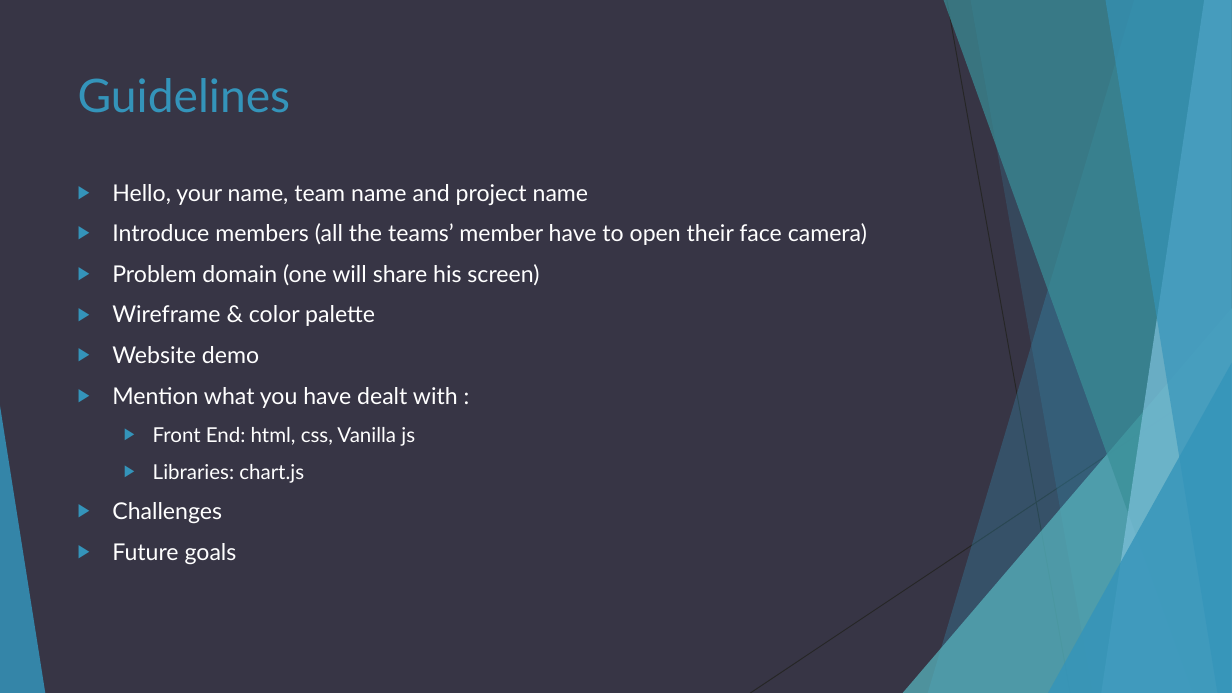
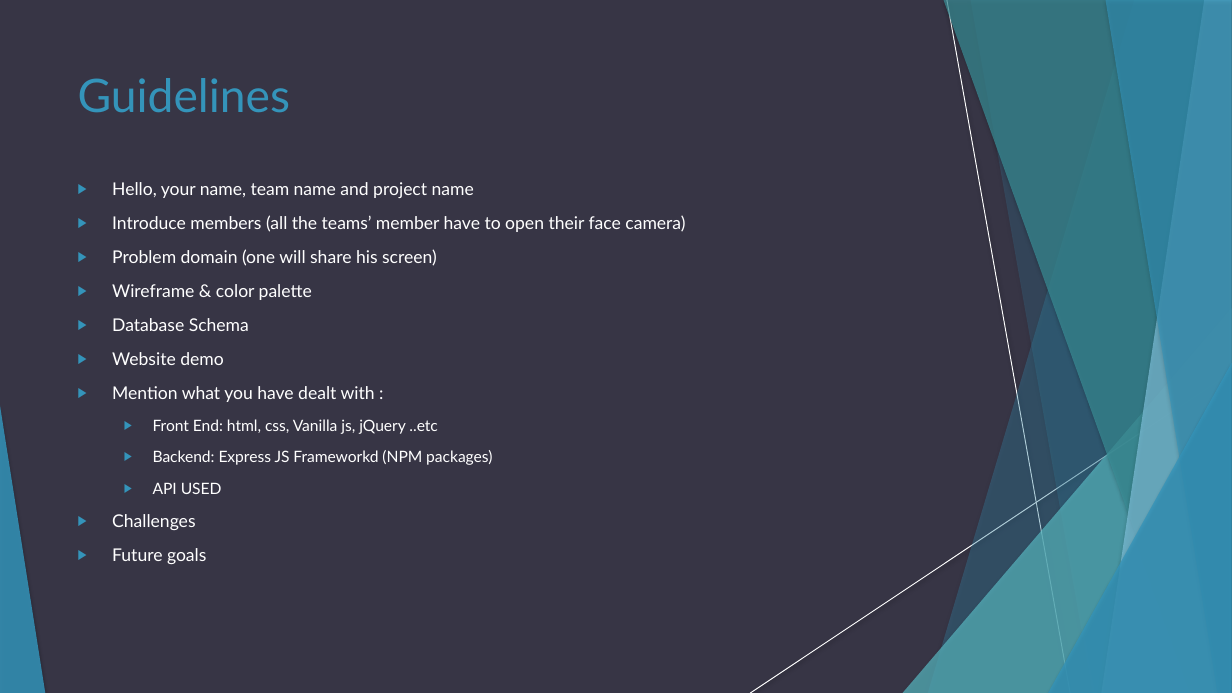
Before and after one commit to abu-al3ees/amman-301d14, a slide deck: slide 2 of class-15/topics/material/presentation-guidelines.pptx. Drawn at 1232x693 pixels with LibreOffice and Linux fonts; fonts in the diff are those of the drawing. Boxes give left, top, right and bottom in pixels: in the first picture for what was removed or moved away, otherwise in the second. Text is boxed around its words. In the diff, an @@ line names an element or a change of style, - is before the commit and + after.

Commit message:
updated presentation slides

```diff
--- a/class-15/topics/material/presentation-guidelines.pptx
+++ b/class-15/topics/material/presentation-guidelines.pptx
@@ line (947, 0) - (1070, 693): stroke #262626 0.75 pt to #FFFFFF 0.75 pt @@
@@ freeform shape at <box>970,0,1232,693</box>: shadow on; outline redrawn @@
@@ text at <box>112,182,685,564</box>: size 18 to 13.7 pt in "Hello, your name, team name and project ...", "Introduce members (all the teams’ member have ...", "Problem domain (one will share his screen)", "Wireframe & color palette" and 4 more places; indent changed @@
@@ text at <box>112,318,249,331</box>: paragraph added @@
+▶ Database Schema
@@ line (1232, 372) - (750, 693): stroke #262626 0.75 pt to #FFFFFF 0.75 pt @@
@@ shadow on in 6 elements at <box>928,0,1232,693</box>, <box>903,308,1232,693</box>, <box>944,0,1232,693</box>, <box>1102,0,1232,693</box>, <box>1105,0,1232,693</box>, <box>1048,363,1232,693</box> @@
@@ text at <box>153,419,492,494</box>: text changed; size 16 to 12.2 pt @@
-  ▶ Front End: html, css, Vanilla js
-  ▶ Libraries: chart.js
+  ▶ Front End: html, css, Vanilla js, jQuery ..etc
+  ▶ Backend: Express JS Frameworkd (NPM packages)
+  ▶ API USED
```
Also in this commit, not shown: 1 other slide changed.
